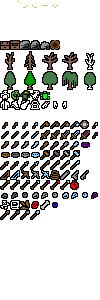
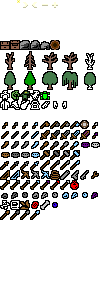
The second 100 × 300 image is a revision of the first. Changes to its layers:
painted on "tileset.png" over [91, 142, 100, 179]
